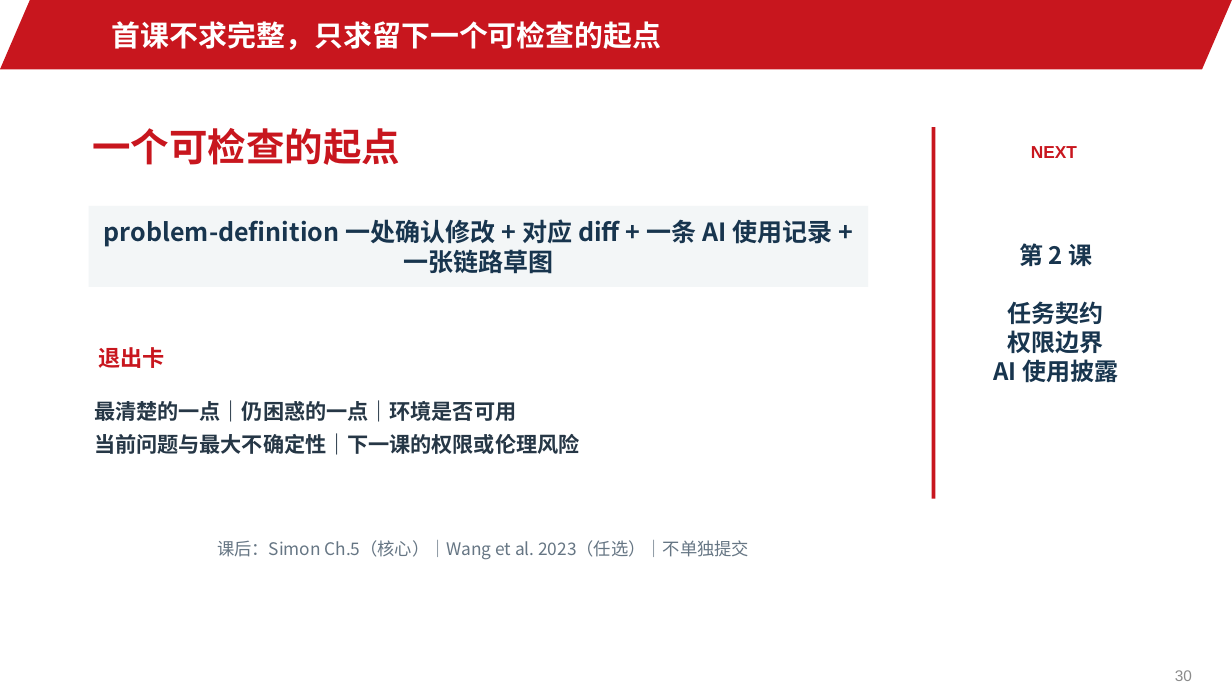
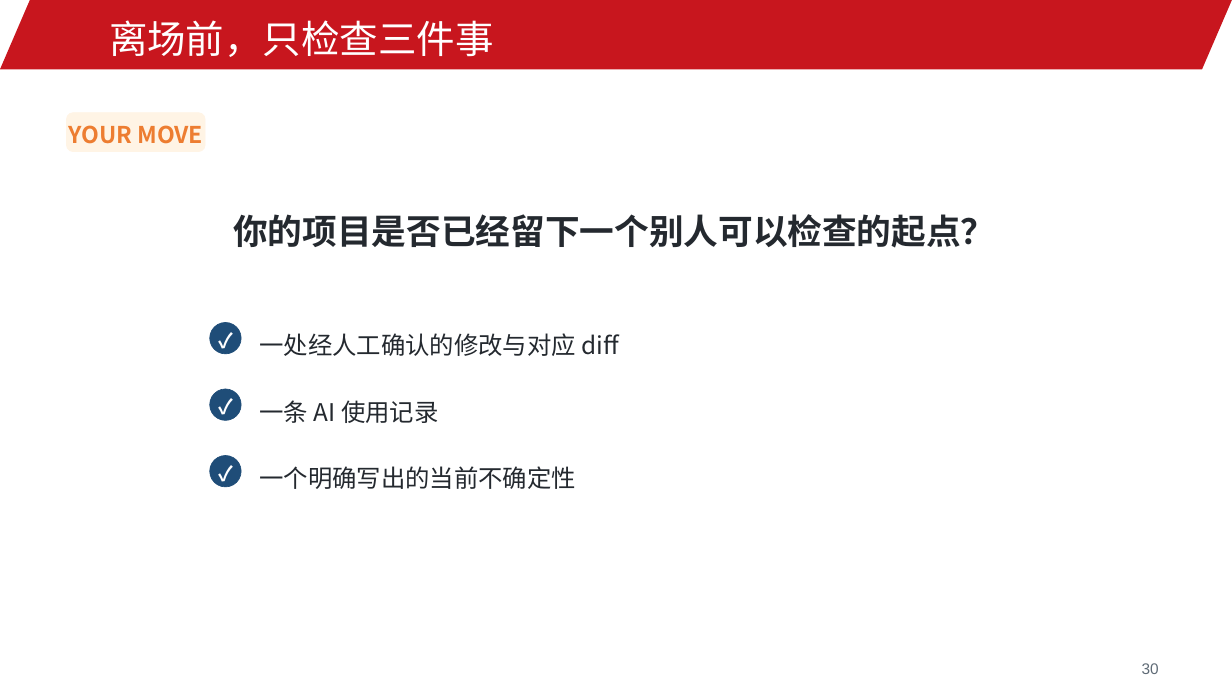
Before and after one commit to jinyh/ai4research, a slide deck: slide 30 of lessons/lesson-01/slides.pptx. Drawn at 1232x693 pixels with LibreOffice and Linux fonts; fonts in the diff are those of the drawing; background and template pictures are left out. Boxes give left, top, right and bottom in pixels: in the first picture for what was removed or moved away, otherwise in the second. Text is boxed around its words. In the diff, an @@ line names an element or a change of style, - is before the commit and + after.

```diff
--- a/lessons/lesson-01/slides.pptx
+++ b/lessons/lesson-01/slides.pptx
@@ text at [109, 20, 494, 57]: text changed; size 22.5 to 30 pt; bold off @@
-首课不求完整，只求留下一个可检查的起点
+离场前，只检查三件事
@@ rounded rectangle added at [67, 113, 205, 152], fill #FFF4E5, outline #FFF4E5 0.5 pt @@
@@ text added at [68, 125, 203, 144], 18 pt, text #ED7D31, bold @@
+YOUR MOVE
@@ rectangle removed at [932, 128, 935, 499] @@
@@ text removed at [1031, 146, 1077, 158] @@
-NEXT
@@ rectangle removed at [89, 206, 869, 287] @@
-problem-definition 一处确认修改 + 对应 diff + 一条 AI 使用记录 + 一张链路草图
@@ text at [233, 214, 995, 248]: text changed; size 30 to 27 pt; text colour #C8161E to #24292F @@
-一个可检查的起点
+你的项目是否已经留下一个别人可以检查的起点？
@@ ellipse added at [210, 323, 241, 354], fill #1F4D78, outline #1F4D78 0.5 pt @@
@@ text at [98, 347, 165, 368]: text changed; size 17.2 to 16 pt; text colour #C8161E to #FFFFFF @@
-退出卡
+✓
@@ text added at [260, 333, 618, 356], 19 pt, text #24292F @@
+一处经人工确认的修改与对应 diff
@@ ellipse added at [210, 389, 241, 421], fill #1F4D78, outline #1F4D78 0.5 pt @@
@@ text added at [210, 389, 241, 421], 16 pt, text #FFFFFF, bold @@
+✓
@@ text removed at [94, 400, 579, 455] @@
-最清楚的一点｜仍困惑的一点｜环境是否可用
-当前问题与最大不确定性｜下一课的权限或伦理风险
@@ text at [260, 400, 438, 423]: text changed; size 18.8 to 19 pt; text colour #18354E to #24292F; bold off @@
-第 2 课
-任务契约
-权限边界
-AI 使用披露
+一条 AI 使用记录
@@ ellipse added at [210, 456, 241, 487], fill #1F4D78, outline #1F4D78 0.5 pt @@
@@ text added at [210, 456, 241, 487], 16 pt, text #FFFFFF, bold @@
+✓
@@ text added at [260, 466, 576, 489], 19 pt, text #24292F @@
+一个明确写出的当前不确定性
@@ text removed at [217, 540, 749, 560] @@
-课后：Simon Ch.5（核心）｜Wang et al. 2023（任选）｜不单独提交
@@ text "30" at [1142, 663, 1159, 674]: text colour #8C8C8C to #5F6B76; line spacing 1 to 1.15 @@
```
Also in this commit, not shown: 6 other slides changed, 24 slides added, 23 slides removed, 37 other files.
